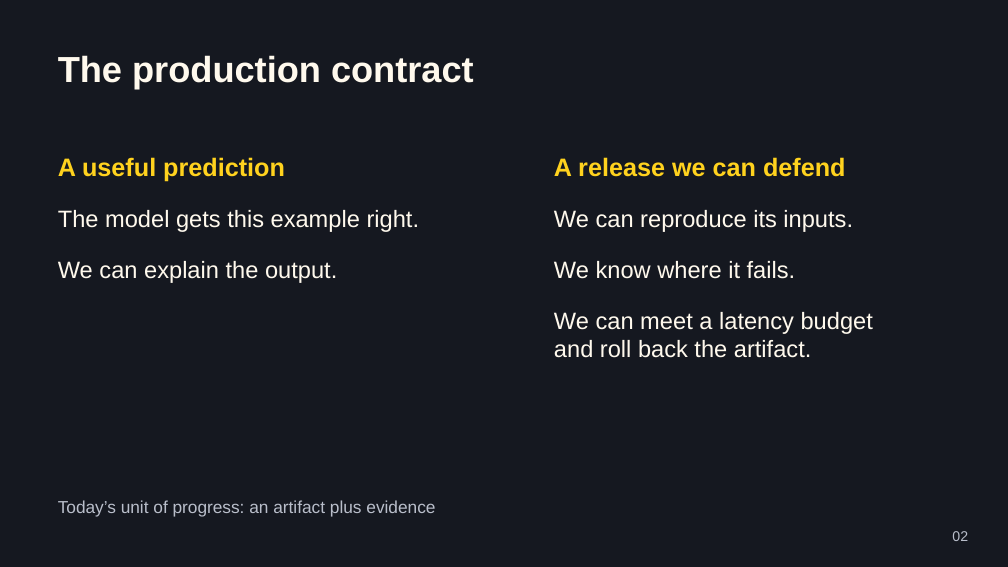
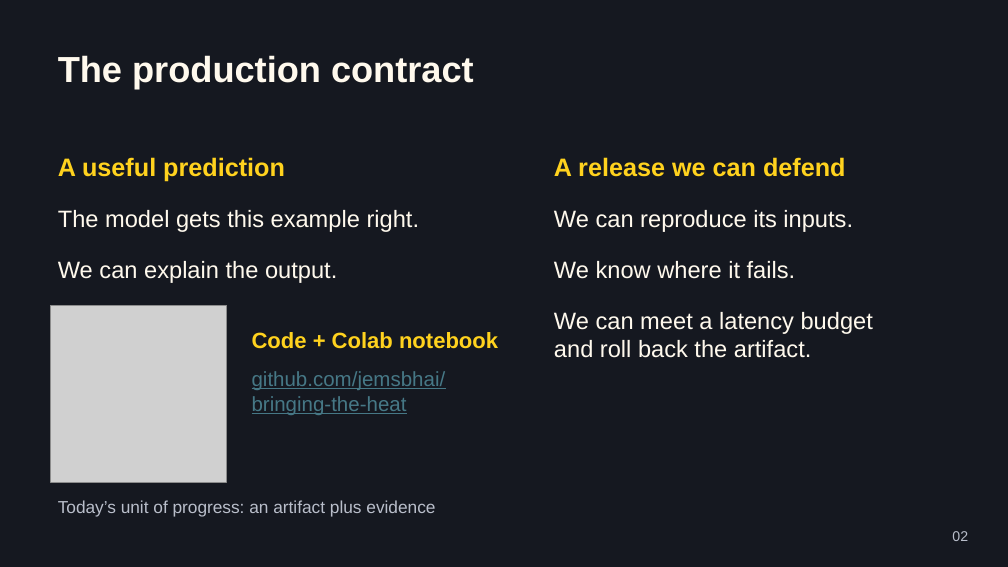
Before and after one commit to jemsbhai/bringing-the-heat, a slide deck: slide 2 of output/Bringing-the-Heat.pptx. Drawn at 1008x567 pixels with LibreOffice and Linux fonts; fonts in the diff are those of the drawing; grey boxes stand for pictures. Boxes give left, top, right and bottom in pixels: in the first picture for what was removed or moved away, otherwise in the second. Text is boxed around its words. In the diff, an @@ line names an element or a change of style, - is before the commit and + after.

Commit message:
Add the public repository QR code to slide two

```diff
--- a/output/Bringing-the-Heat.pptx
+++ b/output/Bringing-the-Heat.pptx
@@ picture added at (x1=51, y1=306, x2=227, y2=482) @@
@@ text added at (x1=252, y1=332, x2=498, y2=349), 21 pt, text #FFD21E, bold @@
+Code + Colab notebook
@@ text added at (x1=252, y1=371, x2=446, y2=415), 19.5 pt, text #467886, underline @@
+github.com/jemsbhai/
+bringing-the-heat
```
Also in this commit, not shown: 6 other files.
